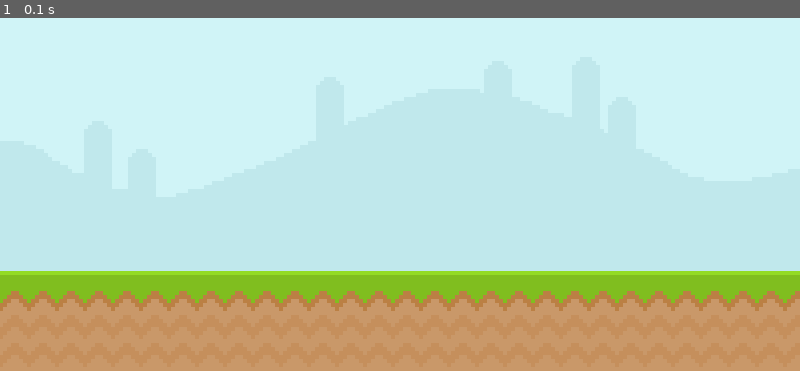
Above: before the commit, frame 1.
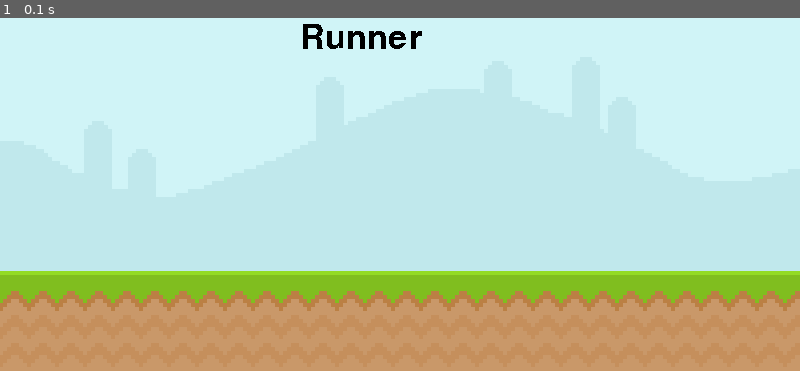
Above: after the commit, the same moment.

Repository: atrox3d/ultimate-introduction-to-pygame
Game: pygame game, started from main.py
Same seed, same stepped clock (60 frames per second), same inputs: the game is played once before the commit and once after it.
Inputs:
- Up to frame 1 (0.1 s): no input

The runs differ from the first frame. In frame 1, 0.4% of the frame differs, in the area x 37-53%, y 1-9%.

Commit message:
draw text with default font

Diff:
--- a/main.py
+++ b/main.py
@@ -18,7 +18,16 @@
 #
 sky_bg = pygame.image.load('graphics/Sky.png')          # load sky background
 ground_bg = pygame.image.load('graphics/ground.png')    # load terrain background
-
+#
+font = pygame.font.Font(
+                        None,                           # None = default font
+                        50                              # font size
+)
+text = font.render(
+                    game_title,                         # text to draw
+                    False,                              # antialiasing,
+                    'black'                             # color
+)
 while True:                                             # main loop
     for event in pygame.event.get():                    # loop through events
         if event.type == pygame.QUIT:                   # quit by closing window
@@ -26,12 +35,15 @@
             exit()                                      # prevent further updates
 
     # draw all our elements
-    # screen.blit(rectangle_surface, (200, 100))          # draw rectangle on screen
 
     # when drawing surfaces order is relevant
-    # latest are topmost !!!
+    # latest are topmost, this rectangle is hidden!
+    screen.blit(rectangle_surface, (200, 100))          # draw rectangle on screen
+    #
     screen.blit(sky_bg, (0, 0))                         # draw sky
     screen.blit(ground_bg, (0, 300))                    # draw terrain
+    #
+    screen.blit(text, (300, 50))
 
     # update everything
     pygame.display.update()                             # update display surface
